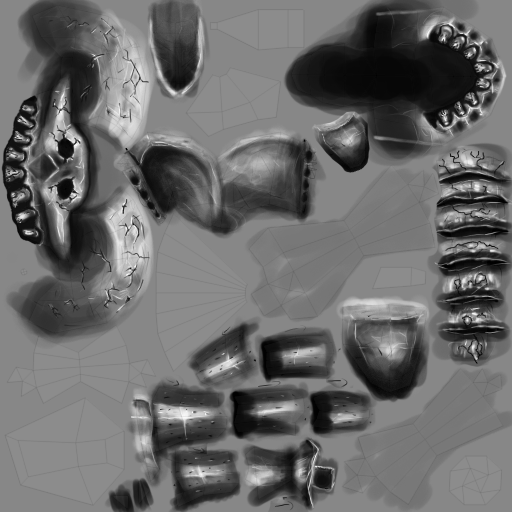
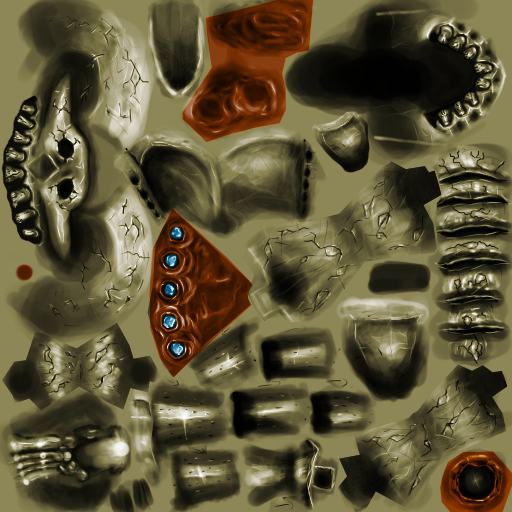
The second (512, 512) image is a revision of the first. Changes to its layers:
hid "UV", opacity 11% → 100% over [1, 4, 507, 510]
added layer "Color-Gloves" (overlay) above "Color-Base" over [16, 0, 512, 512]
added layer "Color-Base" (overlay) above "Base" over [0, 0, 512, 512]
renamed "Vrstva 2" to "Base", painted on it over [0, 0, 512, 512]
